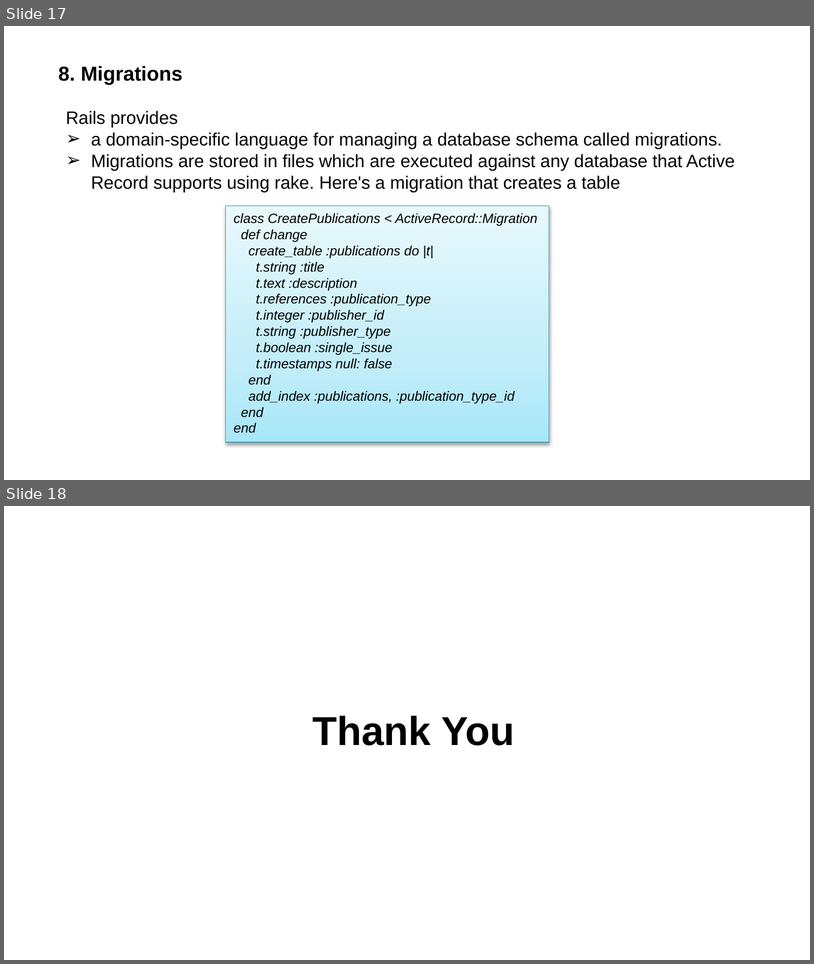
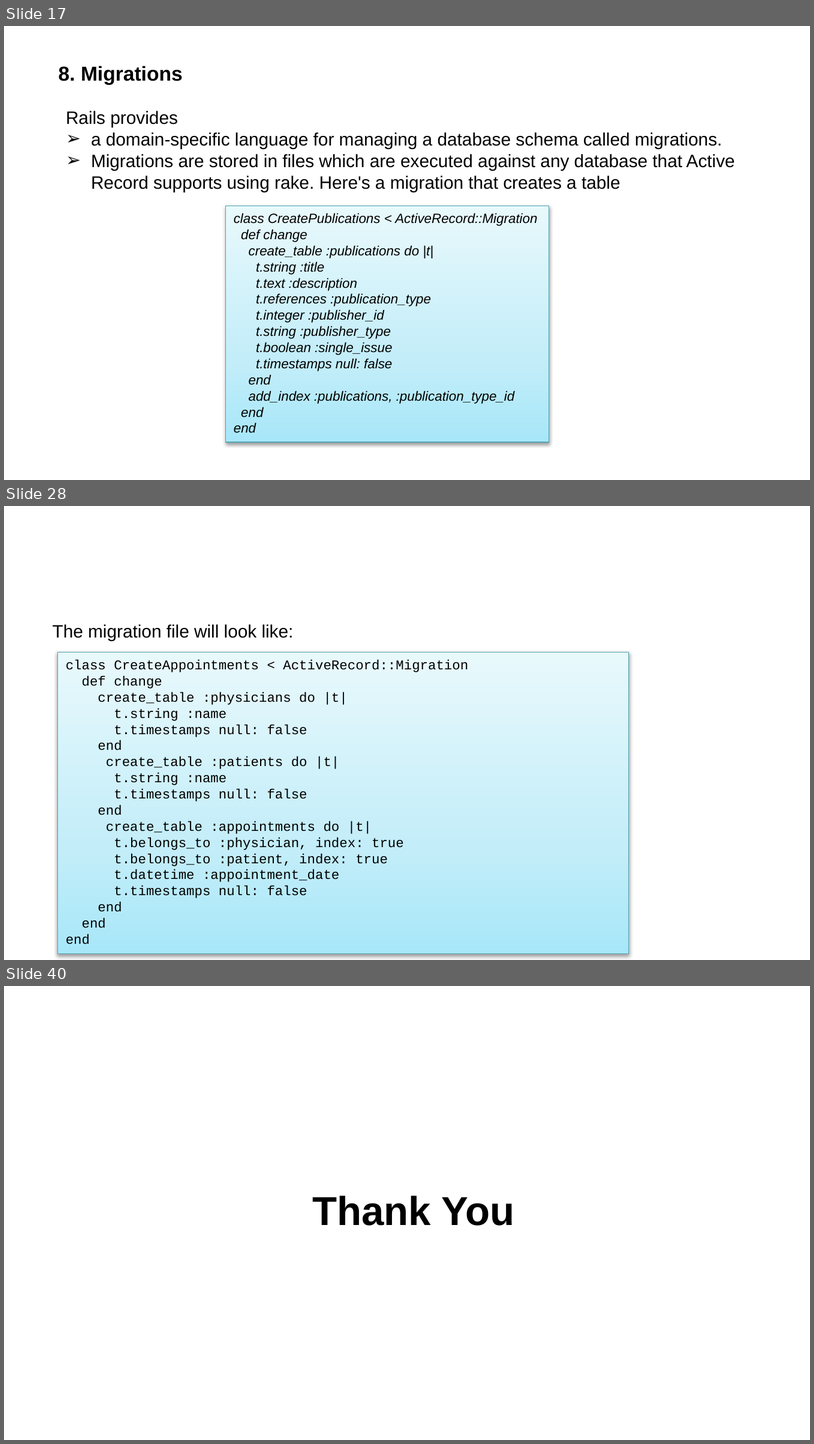
Before and after one commit to rubypool/rails-training-material, a slide deck: Ruby On Rails Deck - Models.pptx. Shown one above the other, each under a label of ours: slides 17 and 18 before the commit, slides 17, 28 and 40 after it; the slides between them are not shown. The pictures are 814x964 and 814x1444 pixels, drawn with LibreOffice and Linux fonts; fonts in the diff are those of the drawing. Boxes give left, top, right and bottom in pixels: in the first picture for what was removed or moved away, otherwise in the second. Text is boxed around its words. In the diff, an @@ line names an element or a change of style, - is before the commit and + after.

```diff
--- a/Ruby On Rails Deck - Models.pptx
+++ b/Ruby On Rails Deck - Models.pptx
@@ slide 28 added at (4, 506, 810, 960), background #FFFFFF @@
@@ text added at (53, 624, 294, 641), 16 pt, text #000000 @@
+The migration file will look like:
@@ rectangle added at (58, 652, 629, 954), fill gradient #A9E9F9 to #C3EFF9 to #E7F9FE, outline #53A5B3 0.75 pt, 12 pt, text #000000 @@
+class CreateAppointments < ActiveRecord::Migration
+def change
+create_table :physicians do |t|
+t.string :name
+t.timestamps null: false
+end
+create_table :patients do |t|
+t.string :name
+t.timestamps null: false
+end
+create_table :appointments do |t|
+t.belongs_to :physician, index: true
+t.belongs_to :patient, index: true
+t.datetime :appointment_date
+t.timestamps null: false
+end
+end
+end
@@ what was slide 18 is now slide 40 @@
```
Also in this commit, not shown: 21 other slides added.
